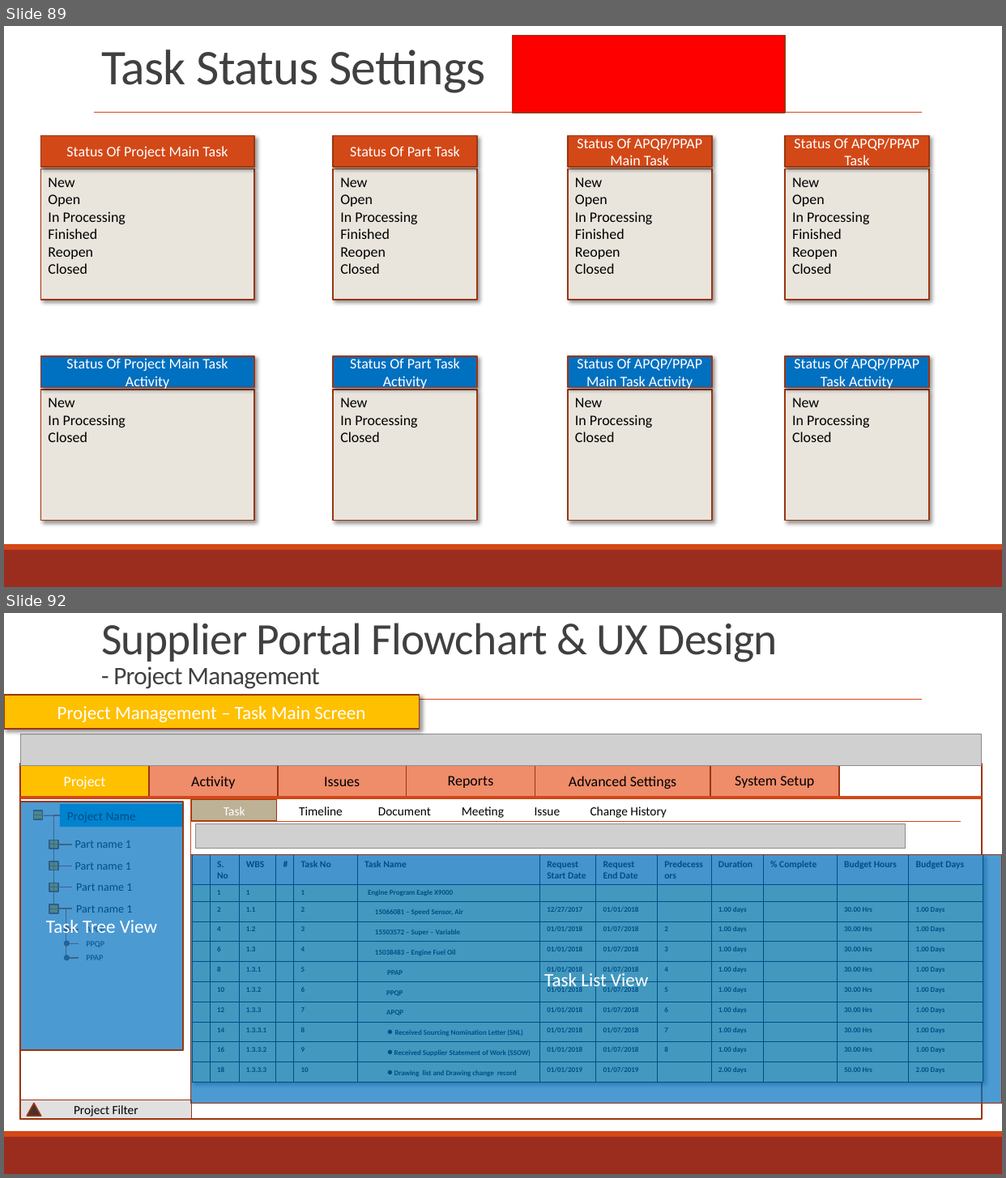
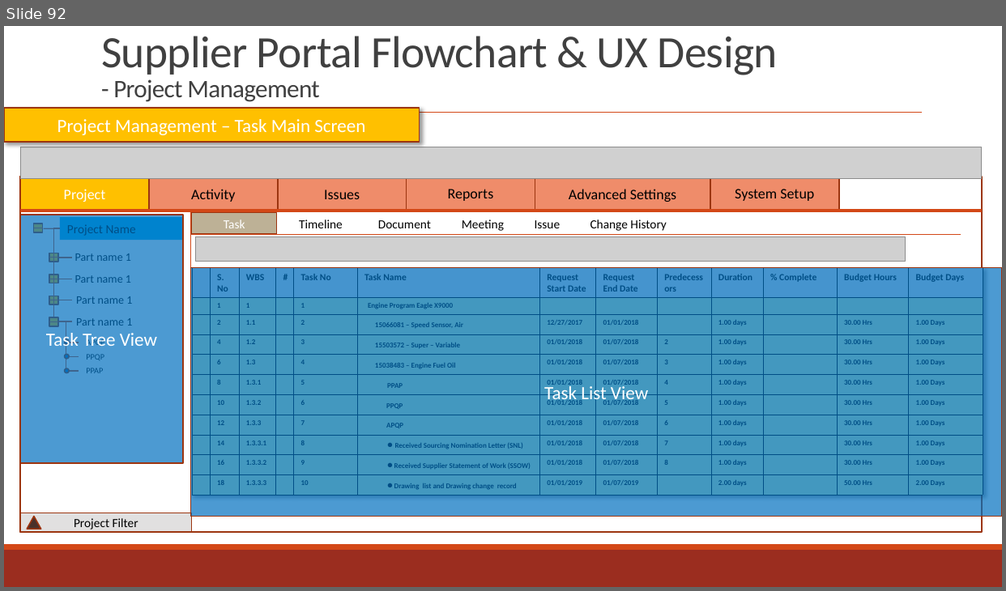
Before and after one commit to zyw9963/YFVE-supplier-portal, a slide deck: projects/YanFeng/02 System Design/User Stories/Flowcharts/Supplier FlowCharts & UX.pptx. Shown one above the other, each under a label of ours: slides 89 and 92 before the commit, slide 92 after it; the slides between them are not shown. The pictures are 1006x1178 and 1006x591 pixels, drawn with LibreOffice and Linux fonts; fonts in the diff are those of the drawing; grey boxes stand for pictures. Boxes give left, top, right and bottom in pixels: in the first picture for what was removed or moved away, otherwise in the second. Text is boxed around its words. In the diff, an @@ line names an element or a change of style, - is before the commit and + after.

```diff
--- a/projects/YanFeng/02 System Design/User Stories/Flowcharts/Supplier FlowCharts & UX.pptx
+++ b/projects/YanFeng/02 System Design/User Stories/Flowcharts/Supplier FlowCharts & UX.pptx
@@ slide 89 removed at (x1=4, y1=26, x2=1002, y2=587), background #FFFFFF; not listed: 3 template elements that a slide beside it also shows @@
@@ title removed at (x1=101, y1=49, x2=486, y2=93) @@
-Task Status Settings
@@ rectangle removed at (x1=513, y1=35, x2=785, y2=112) @@
@@ rectangle removed at (x1=40, y1=136, x2=254, y2=168) @@
-Status Of Project Main Task
@@ rectangle removed at (x1=334, y1=136, x2=478, y2=168) @@
-Status Of Part Task
@@ rectangle removed at (x1=568, y1=136, x2=712, y2=168) @@
-Status Of APQP/PPAP Main Task
@@ rectangle removed at (x1=785, y1=136, x2=929, y2=168) @@
-Status Of APQP/PPAP Task
@@ rectangle removed at (x1=40, y1=169, x2=254, y2=300) @@
-New
-Open
-In Processing
-Finished
-Reopen
-Closed
@@ rectangle removed at (x1=94, y1=152, x2=922, y2=182) @@
@@ rectangle removed at (x1=334, y1=169, x2=478, y2=300) @@
-New
-Open
-In Processing
-Finished
-Reopen
-Closed
@@ rectangle removed at (x1=568, y1=169, x2=712, y2=300) @@
-New
-Open
-In Processing
-Finished
-Reopen
-Closed
@@ rectangle removed at (x1=785, y1=169, x2=929, y2=300) @@
-New
-Open
-In Processing
-Finished
-Reopen
-Closed
@@ rectangle removed at (x1=40, y1=356, x2=254, y2=387) @@
-Status Of Project Main Task Activity
@@ rectangle removed at (x1=334, y1=356, x2=478, y2=387) @@
-Status Of Part Task Activity
@@ rectangle removed at (x1=568, y1=356, x2=712, y2=387) @@
-Status Of APQP/PPAP Main Task Activity
@@ rectangle removed at (x1=785, y1=356, x2=929, y2=387) @@
-Status Of APQP/PPAP Task Activity
@@ rectangle removed at (x1=40, y1=390, x2=254, y2=521) @@
-New
-In Processing
-Closed
@@ rectangle removed at (x1=334, y1=390, x2=478, y2=521) @@
-New
-In Processing
-Closed
@@ rectangle removed at (x1=568, y1=390, x2=712, y2=521) @@
-New
-In Processing
-Closed
@@ rectangle removed at (x1=785, y1=390, x2=929, y2=521) @@
-New
-In Processing
-Closed
```
Also in this commit, not shown: 16 slides changed, 3 slides added, 3 other files.
